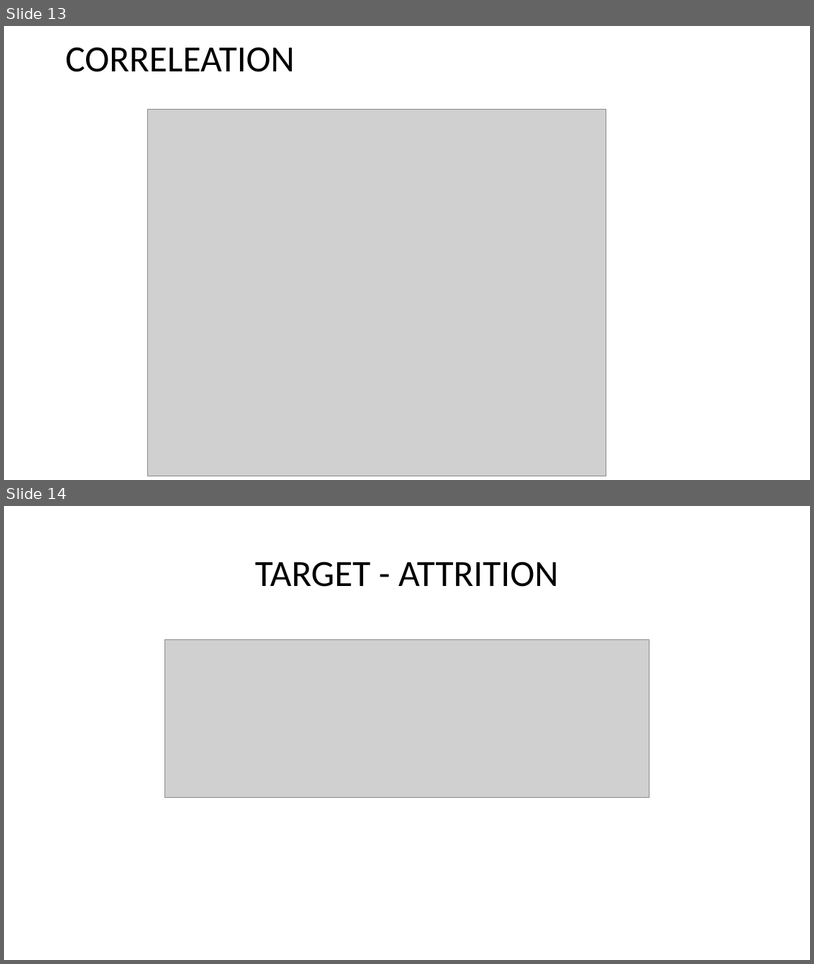
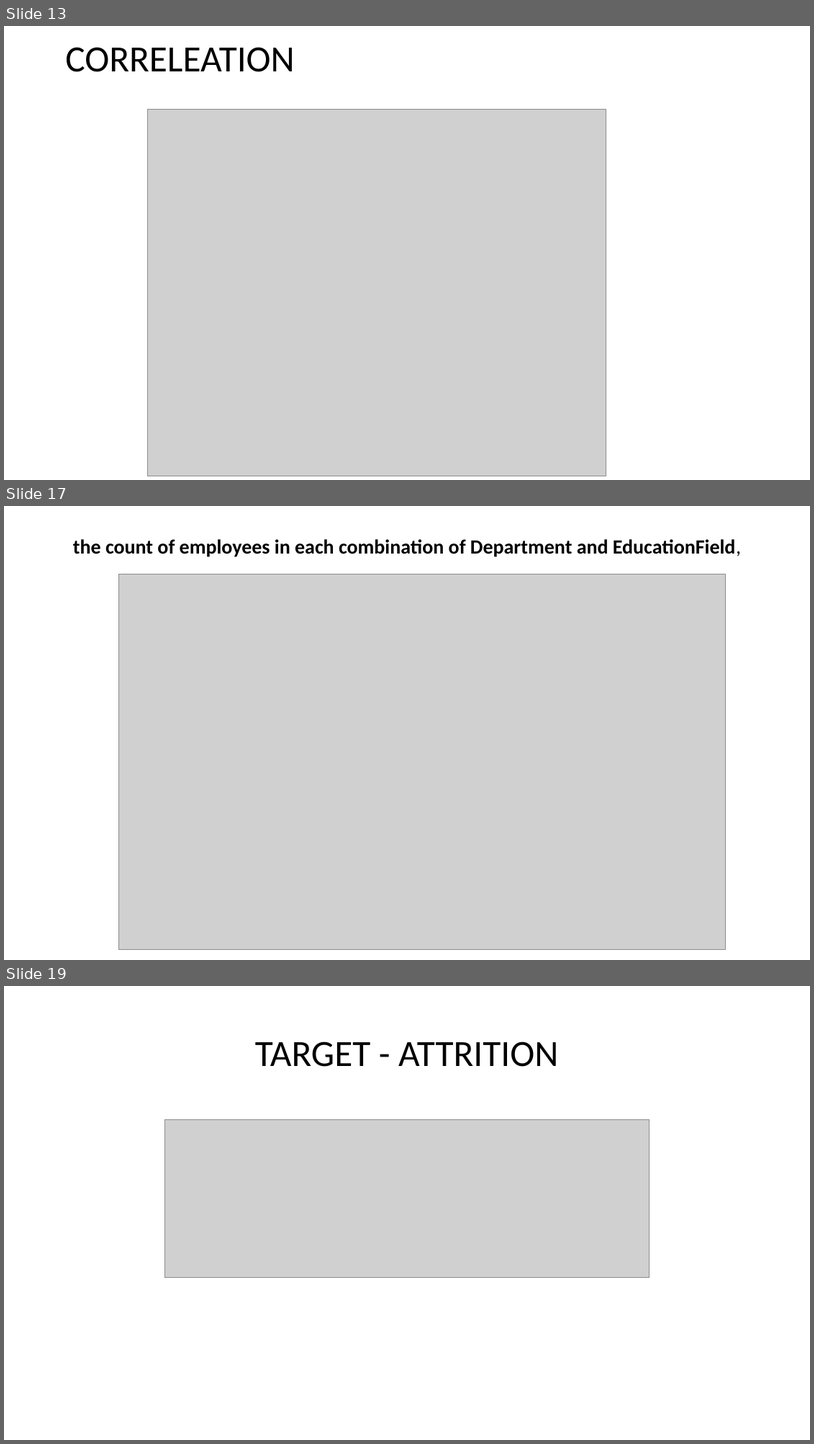
Before and after one commit to ArunKaviJS/Employee-Attrition-Analysis-and-Prediction, a slide deck: Employee/Documentation/Employee Attrition Analysis and Prediction.pptx. Shown one above the other, each under a label of ours: slides 13 and 14 before the commit, slides 13, 17 and 19 after it; the slides between them are not shown. The pictures are 814x964 and 814x1444 pixels, drawn with LibreOffice and Linux fonts; fonts in the diff are those of the drawing; grey boxes stand for pictures. Boxes give left, top, right and bottom in pixels: in the first picture for what was removed or moved away, otherwise in the second. Text is boxed around its words. In the diff, an @@ line names an element or a change of style, - is before the commit and + after.

```diff
--- a/Employee/Documentation/Employee Attrition Analysis and Prediction.pptx
+++ b/Employee/Documentation/Employee Attrition Analysis and Prediction.pptx
@@ slide 17 added at [4, 506, 810, 960], background #FFFFFF @@
@@ title added at [73, 539, 741, 557], 24 pt, text #000000, bold @@
+the count of employees in each combination of Department and EducationField,
@@ picture added at [118, 574, 725, 949] @@
@@ what was slide 14 is now slide 19 @@
```
Also in this commit, not shown: 4 other slides added, 3 other files.
